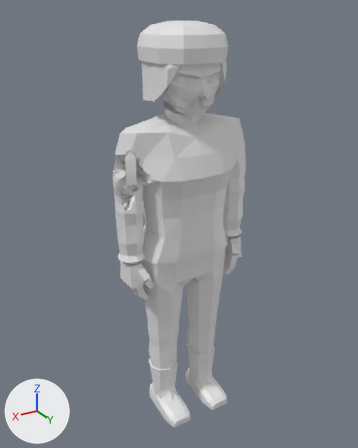
Before and after pictures for a commit that changed the glTF model assets/models/zombie_soldier_f_b5.glb.
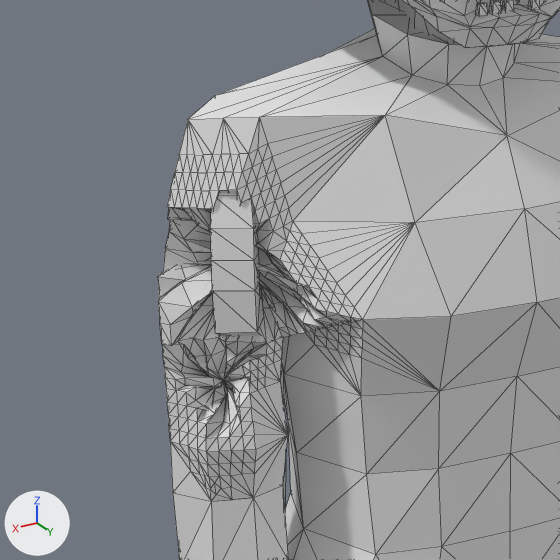
Each version is shown whole from a 50 mm camera at (1.157, 1.889, 1.992) aimed at (0.007, -0.028, 1.034), then close up on the part from 21% to 59% of the width and 23% to 54% of the height. The lights are fixed; the arrows at lower left show +X, +Y and +Z. The older version's two pictures come first. The close-ups show mesh edges as thin lines. Vertices at exactly the same position are counted once.

Names of what the first close-up shows: 'zombie_soldier_f_b5'.
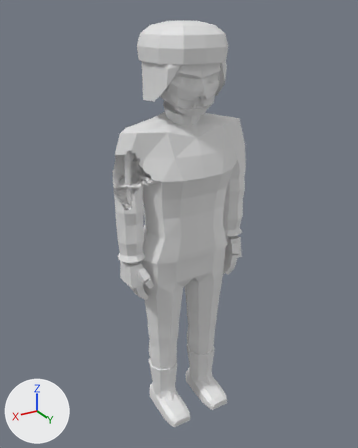
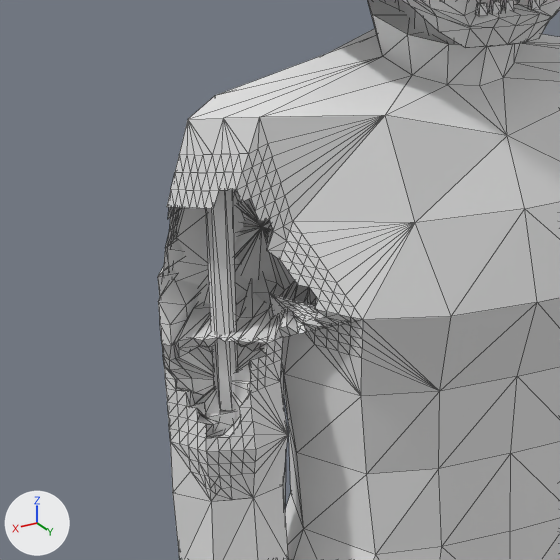
Edits to the bpy script that builds the scene:
```text
Change me_zombie_soldier_f_b5:
    used by ob_zombie_soldier_f_b5; location = (0.0, 0.0, 0.0)
    remove me_zombie_soldier_f_b5.from_pydata(...)  # 1950 vertices, 3758 faces; spans x -0.36..0.36, y -0.19..0.2, z 0.0..1.95
    add me_zombie_soldier_f_b5.from_pydata(...)  # 2008 vertices, 3858 faces; spans x -0.36..0.36, y -0.19..0.2, z 0.0..1.95
    me_zombie_soldier_f_b5 part 1: a new loose piece, a box spanning x 0.248..0.316, y -0.022..0.014, z 1.172..1.204
    me_zombie_soldier_f_b5 part 2
    39 vertices are removed from x 0.25..0.3, y -0.02..0.04, z 1.2..1.48
    131 faces are deleted
    4 vertices in x 0.21..0.23, y 0.03..0.07, z 1.32..1.34 move by (-0.04, -0.02, -0.01)
    4 vertices in x 0.3..0.31, y -0.03..0.0, z 1.4..1.42 move by (-0.01, -0.04, 0.02)
    3 vertices in x 0.25..0.29, y -0.01..0.02, z 1.32 move by (-0.02, -0.03, -0.02)
    3 vertices in x 0.3..0.32, y -0.03..-0.01, z 1.35..1.37 move by (-0.01, -0.04, 0.0)
    3 vertices in x 0.25..0.3, y 0.02..0.04, z 1.42..1.43 move by (-0.02, -0.03, 0.02)
    3 vertices in x 0.31..0.33, y -0.01..0.02, z 1.21..1.25 move by (0.01, 0.0, 0.0)
    134 vertices move from x 0.15..0.33, y -0.12..0.06, z 1.2..1.45 to x 0.01..0.34, y -0.13..0.08, z 1.19..1.45
    47 vertices are added at x 0.05..0.32, y -0.08..0.05, z 1.18..1.47
    143 new faces join them
    other edits to the shape of me_zombie_soldier_f_b5 do not show in these pictures
```

Boxes (x1, y1, x2, y2) around the edits, measured in the close-ups (560 x 560 px; the box of a moved part takes in the faces that stretch with it):
part 1 of me_zombie_soldier_f_b5, added
    after: (206, 411, 235, 433)
part 2 of me_zombie_soldier_f_b5, moved or reshaped
    both: (158, 190, 326, 437)
